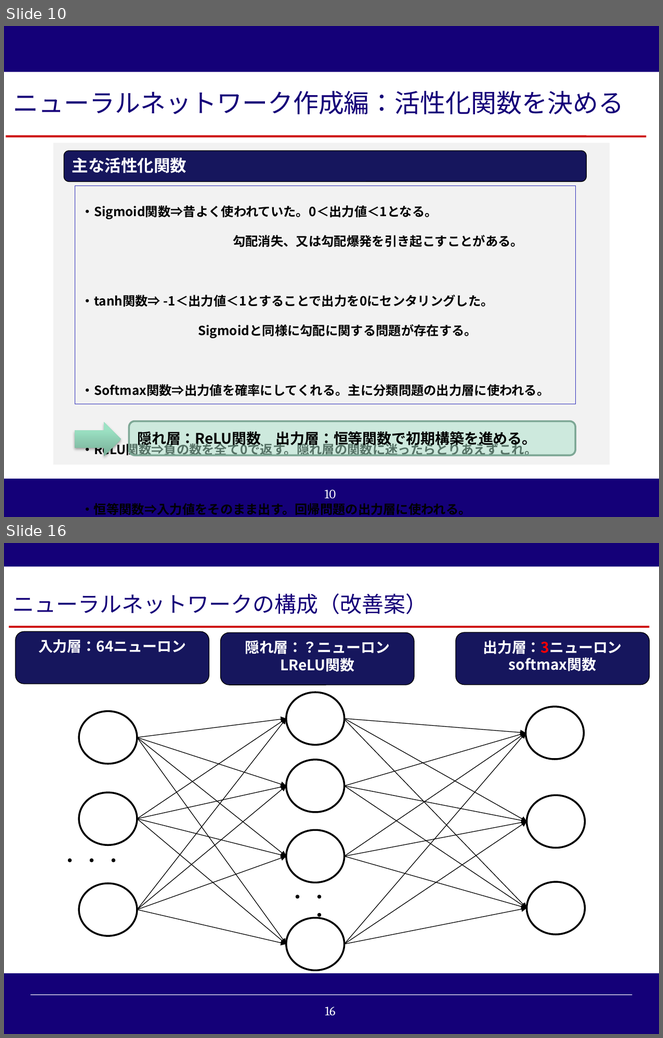
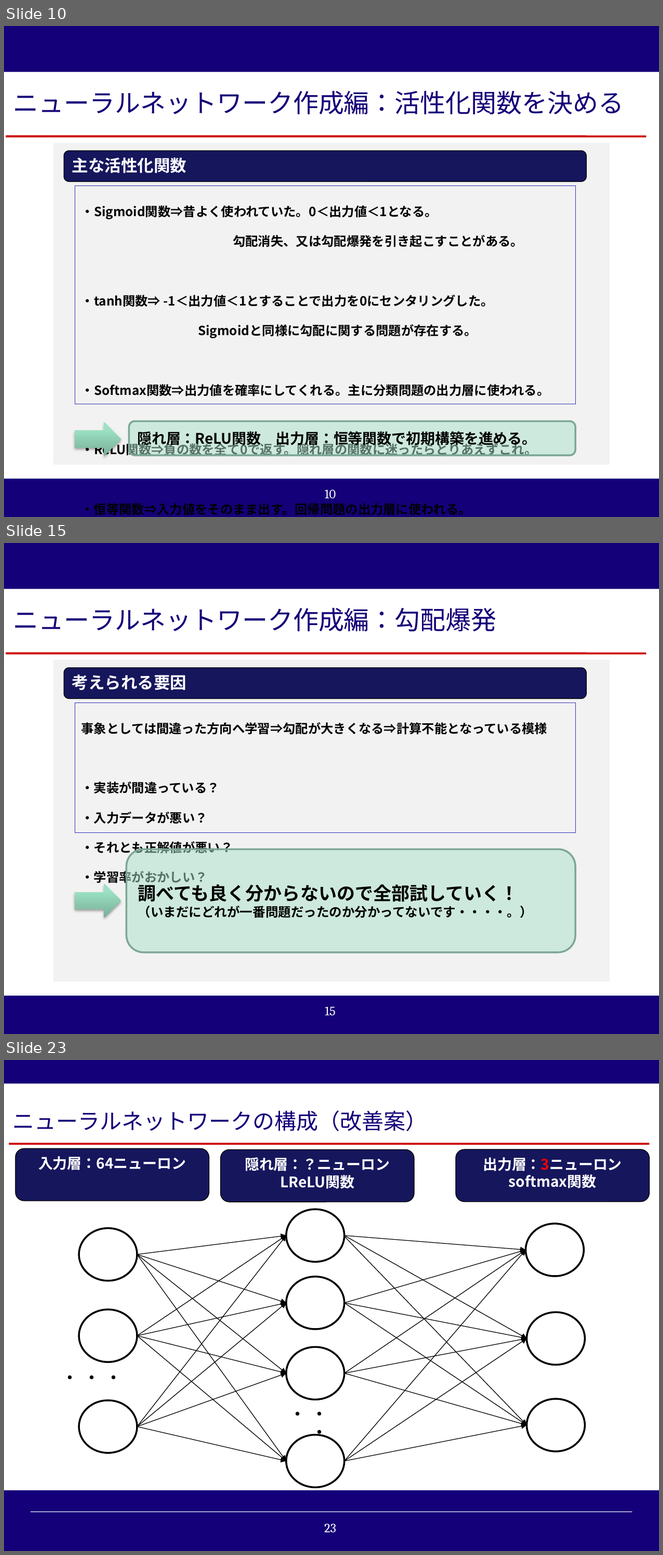
Before and after one commit to reversi-ir/ai-program, a slide deck: reversi-ai/result/オセロAI_技術アカデミー用説明資料.pptx. Shown one above the other, each under a label of ours: slides 10 and 16 before the commit, slides 10, 15 and 23 after it; the slides between them are not shown. The pictures are 663x1038 and 663x1555 pixels, drawn with LibreOffice and Linux fonts; fonts in the diff are those of the drawing; background and template pictures are left out. Boxes give left, top, right and bottom in pixels: in the first picture for what was removed or moved away, otherwise in the second. Text is boxed around its words. In the diff, an @@ line names an element or a change of style, - is before the commit and + after.

```diff
--- a/reversi-ai/result/オセロAI_技術アカデミー用説明資料.pptx
+++ b/reversi-ai/result/オセロAI_技術アカデミー用説明資料.pptx
@@ slide 15 added at [4,543,659,1034], background #140078; not listed: 2 template elements that a slide beside it also shows @@
@@ rectangle added at [4,589,659,996], fill #FFFFFF @@
@@ rectangle added at [7,589,646,650], fill #FFFFFF, 28 pt, text #140078 @@
+ニューラルネットワーク作成編：勾配爆発
@@ line added from (6, 654) to (647, 654), #CC0000 2.25 pt @@
@@ rectangle added at [53,659,609,982], fill #F2F2F2 @@
@@ rounded rectangle added at [64,667,586,698], fill #17175C, outline #000000 0.75 pt, 18 pt, text #FFFFFF, bold @@
+考えられる要因
@@ rectangle added at [75,703,575,833], outline #2D2DB9 0.75 pt, 24 pt, text #000000, bold @@
+事象としては間違った方向へ学習⇒勾配が大きくなる⇒計算不能となっている模様
+・実装が間違っている？
+・入力データが悪い？
+・それとも正解値が悪い？
+・学習率がおかしい？
@@ rounded rectangle added at [127,850,575,953], fill #AAE2CA at 50% opacity, outline #7EA795 2 pt, 14 pt, text #000000, bold @@
+調べても良く分からないので全部試していく！
+（いまだにどれが一番問題だったのか分かってないです・・・・。）
@@ right arrow added at [75,884,120,918], fill gradient #79AF98 to #9DE3C5 to #9CE6C6 @@
@@ what was slide 16 is now slide 23 @@
@@ page number at [324,1524,336,1533]: text changed @@
-16
+23
```
Also in this commit, not shown: 6 slides changed, 6 other slides added, 3 other files.
